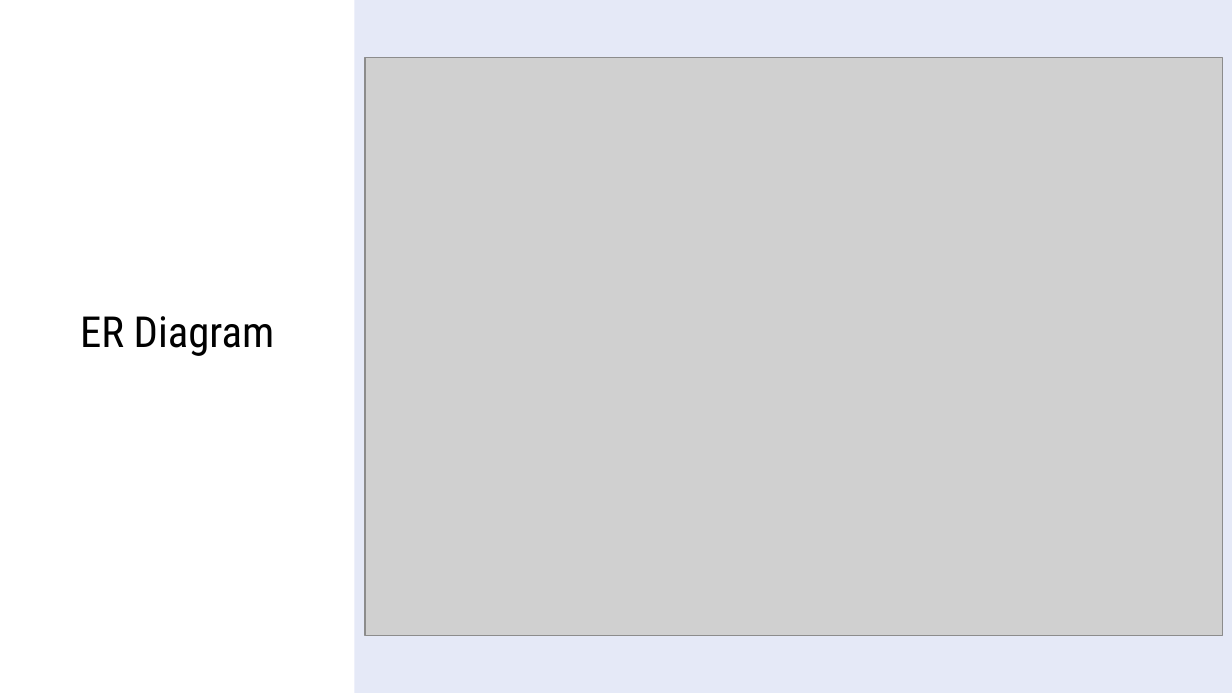
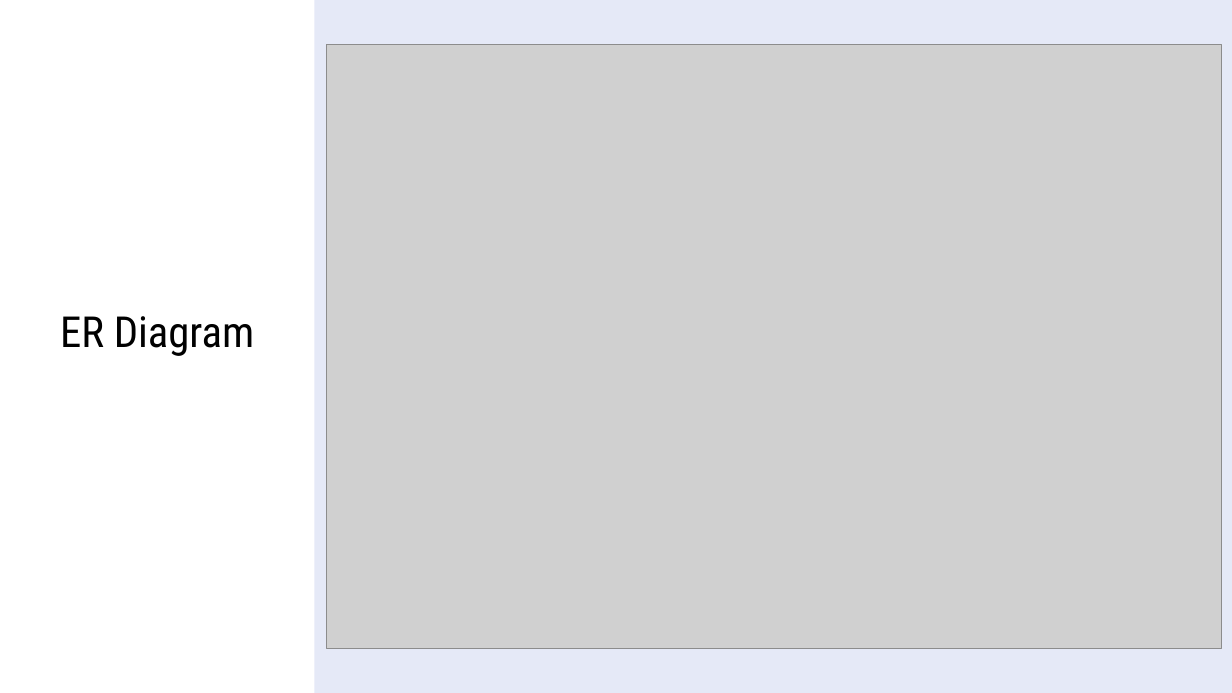
Before and after one commit to Gopalatius/KLENIK-Kepoin-Fakultas-Teknik-Universitas-Indonesia, a slide deck: slide 6 of ppt/KLENIK.pptx. Drawn at 1232x693 pixels with LibreOffice and Linux fonts; fonts in the diff are those of the drawing; grey boxes stand for pictures. Boxes give left, top, right and bottom in pixels: in the first picture for what was removed or moved away, otherwise in the second. Text is boxed around its words. In the diff, an @@ line names an element or a change of style, - is before the commit and + after.

```diff
--- a/ppt/KLENIK.pptx
+++ b/ppt/KLENIK.pptx
@@ rectangle: place and size @@
-rectangle at box(355, 0, 1232, 692)
+rectangle at box(314, 0, 1232, 692)
@@ picture: place and size @@
-picture at box(365, 58, 1222, 636)
+picture at box(326, 44, 1221, 648)
@@ title "ER Diagram": place and size @@
-title "ER Diagram" at box(80, 316, 274, 356)
+title "ER Diagram" at box(60, 316, 254, 356)
```
Also in this commit, not shown: 5 other slides changed, 2 slides added, 32 slides removed, 1 other file.
